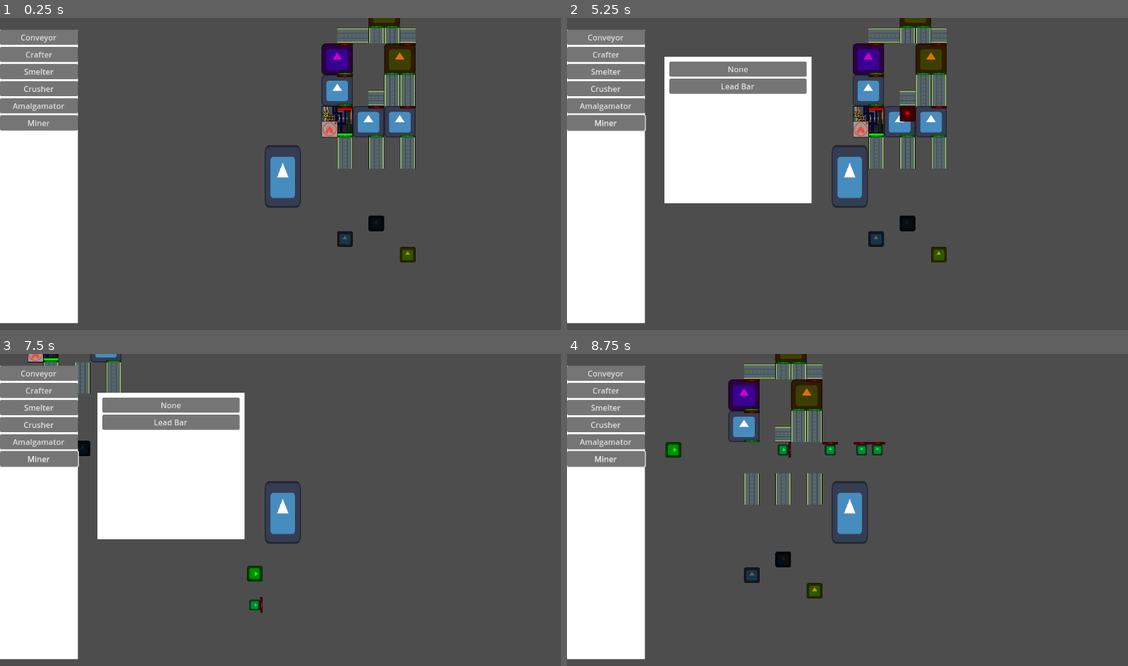
Above: before the commit, frames 1-4 (two rows, left to right).
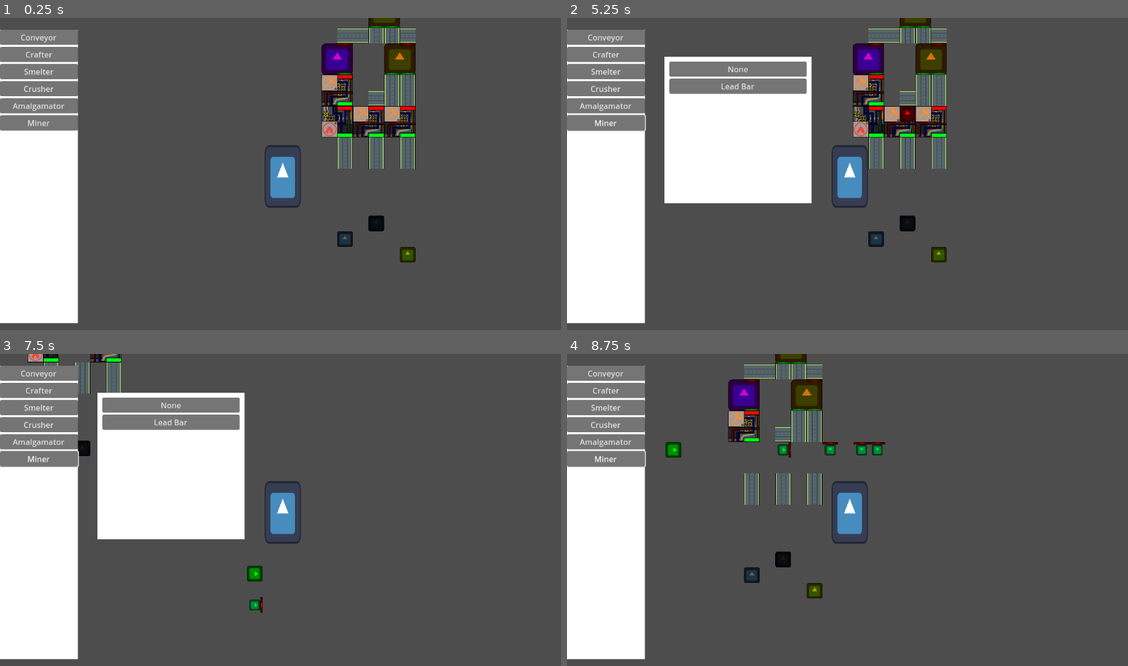
Above: after the commit, the same moments.

Repository: BenjaminWootten/UD-GDDC-space-exploration-jam
Game: Godot game, scene res://world.tscn
Two runs of this game, one before a commit and one after it. Both use one fixed random seed, a clock stepped at 60 frames per second and the inputs below. The engine's default icon, where the game draws it, is replaced by a stand-in: a white triangle on a blue panel in a dark square.
Inputs (mouse positions are in pixels of both pictures, inside the frame that each line leads up to):
- Up to frame 1 (0.25 s): no input
- Up to frame 2 (5.25 s): click "Conveyor" at 0.5 s; click "Smelter" at 1.25 s; click "Crusher" at 2 s; click "Crafter" at 2.75 s; click "Amalgamator" at 3.5 s; click "Miner" at 4.25 s; tap Enter at 5 s; move the mouse to (903, 120) at 5.02 s; press the mouse at (903, 120) at 5.03 s; hold D (right) from 5.03 s (still down)
- Up to frame 3 (7.5 s): move the mouse to (230, 456) at 5.77 s; release D (right) at 5.78 s; release the mouse at (230, 456) at 5.78 s; hold S (down) 5.78-6.53 s; right-click (230, 456) at 5.85 s; click (230, 456) at 5.92 s; move the mouse to (336, 441) at 6.52 s; hold D (right) 6.53-7.28 s; hold R (rotate) 6.53-7.28 s; move the mouse to (252, 575) at 7.27 s; hold W (up) from 7.28 s (still down); click (252, 575) at 7.35 s
- Up to frame 4 (8.75 s): move the mouse to (673, 447) at 8.02 s; release W (up) at 8.03 s; hold A (left) from 8.03 s (still down); hold Right mouse button (right_click) from 8.03 s (still down); click (673, 447) at 8.17 s

The runs differ from the first frame. In frame 1, 1.6% of the frame differs, in the area x 57-75%, y 18-39%; in frame 2, 1.5%; in frame 3, 0.2%; in frame 4, 0.5%.

Commit message:
added crusher texture and synced conveyor animations

Diff:
--- a/UI/build_menu.tscn
+++ b/UI/build_menu.tscn
@@ -1,8 +1,11 @@
-[gd_scene load_steps=5 format=3 uid="uid://d0xyhvyrdq3gl"]
+[gd_scene load_steps=8 format=3 uid="uid://d0xyhvyrdq3gl"]
 
 [ext_resource type="Script" path="res://UI/placement_preview.gd" id="1_gkbb0"]
 [ext_resource type="Texture2D" uid="uid://cdxrqhqnd634s" path="res://icon.svg" id="2_3mu45"]
+[ext_resource type="Texture2D" uid="uid://d4apqn6dbk3v6" path="res://buildings/building resources/smelter.png" id="2_dgy2a"]
+[ext_resource type="Texture2D" uid="uid://k303ijdo1pai" path="res://buildings/building resources/crusher.png" id="2_jnxjo"]
 [ext_resource type="Shape2D" uid="uid://cog31ntdmglii" path="res://buildings/building resources/2x2_hitbox.tres" id="3_8c454"]
+[ext_resource type="Texture2D" uid="uid://e5e3silagr3j" path="res://buildings/conveyors/conveyor_single.png" id="3_wiqyp"]
 [ext_resource type="Shape2D" uid="uid://c0n0i1f5hw0ot" path="res://buildings/building resources/1x1_hitbox.tres" id="4_bsy6g"]
 
 [node name="build_menu" type="Node2D"]
@@ -11,9 +14,9 @@
 collision_layer = 8
 collision_mask = 9
 script = ExtResource("1_gkbb0")
-crusher_texture = ExtResource("2_3mu45")
-conveyor_texture = ExtResource("2_3mu45")
-smelter_texture = ExtResource("2_3mu45")
+crusher_texture = ExtResource("2_jnxjo")
+conveyor_texture = ExtResource("3_wiqyp")
+smelter_texture = ExtResource("2_dgy2a")
 crafter_texture = ExtResource("2_3mu45")
 amalgamator_texture = ExtResource("2_3mu45")
 miner_texture = ExtResource("2_3mu45")
@@ -21,6 +24,7 @@
 hitbox_1x1 = ExtResource("4_bsy6g")
 
 [node name="Sprite2D" type="Sprite2D" parent="placement_preview"]
+texture_filter = 1
 
 [node name="CollisionShape2D" type="CollisionShape2D" parent="placement_preview"]
 
--- a/UI/placement_preview.gd
+++ b/UI/placement_preview.gd
@@ -100,21 +100,12 @@
 
 func _on_conveyor_pressed():
 	placement_start(conveyor_texture, hitbox_1x1, 0, conveyor_path)
-	# Temporary to account for placeholder texture size/color
-	sprite.scale = Vector2(0.25,0.25)
-	sprite.modulate = Color(0,0.5,0)
 
 func _on_crusher_pressed():
 	placement_start(crusher_texture,  hitbox_2x2, 16, crusher_path)
-	# Temporary to account for placeholder texture size/color
-	sprite.scale = Vector2(0.5,0.5)
-	sprite.modulate = Color(0,1,0)
 
 func _on_smelter_pressed():
 	placement_start(smelter_texture,  hitbox_2x2, 16, smelter_path)
-	# Temporary to account for placeholder texture size/color
-	sprite.scale = Vector2(0.5,0.5)
-	sprite.modulate = Color(0,1,0)
 
 func _on_button_pressed():
 	placement_start(crafter_texture,  hitbox_2x2, 16, crafter_path)
--- a/buildings/conveyors/conveyor.gd
+++ b/buildings/conveyors/conveyor.gd
@@ -1,11 +1,19 @@
 extends Area2D
 
 @export var MOVE_SPEED = Vector2(200, 200)
+@export var animated_sprite: AnimatedSprite2D
 
 var direction = Vector2.ZERO
 var bodies = []
 
 func _ready():
+	# get all conveyors
+	var group_list = get_tree().get_nodes_in_group("conveyors")
+	# if there are other conveyors, sync animation frame and progress
+	if group_list:
+		var other_animation = group_list[0].animated_sprite
+		animated_sprite.set_frame_and_progress(other_animation.get_frame(), other_animation.get_frame_progress())
+
 	var _rotation = round(global_rotation_degrees)
 	if _rotation == 0:
 		direction = Vector2(0, -1)
--- a/buildings/conveyors/conveyor.tscn
+++ b/buildings/conveyors/conveyor.tscn
@@ -5,21 +5,21 @@
 [ext_resource type="Shape2D" uid="uid://c0n0i1f5hw0ot" path="res://buildings/building resources/1x1_hitbox.tres" id="3_fbkg5"]
 
 [sub_resource type="RectangleShape2D" id="RectangleShape2D_2c3pg"]
-size = Vector2(4, 44)
+size = Vector2(4, 41)
 
-[sub_resource type="AtlasTexture" id="AtlasTexture_01e7l"]
+[sub_resource type="AtlasTexture" id="AtlasTexture_6v5n2"]
 atlas = ExtResource("2_okl6w")
 region = Rect2(0, 0, 32, 32)
 
-[sub_resource type="AtlasTexture" id="AtlasTexture_dnd85"]
+[sub_resource type="AtlasTexture" id="AtlasTexture_4uy0k"]
 atlas = ExtResource("2_okl6w")
 region = Rect2(32, 0, 32, 32)
 
-[sub_resource type="AtlasTexture" id="AtlasTexture_cjfb1"]
+[sub_resource type="AtlasTexture" id="AtlasTexture_x2bem"]
 atlas = ExtResource("2_okl6w")
 region = Rect2(64, 0, 32, 32)
 
-[sub_resource type="AtlasTexture" id="AtlasTexture_1ttso"]
+[sub_resource type="AtlasTexture" id="AtlasTexture_wdh8t"]
 atlas = ExtResource("2_okl6w")
 region = Rect2(96, 0, 32, 32)
 
@@ -27,30 +27,31 @@
 animations = [{
 "frames": [{
 "duration": 1.0,
-"texture": SubResource("AtlasTexture_01e7l")
+"texture": SubResource("AtlasTexture_6v5n2")
 }, {
 "duration": 1.0,
-"texture": SubResource("AtlasTexture_dnd85")
+"texture": SubResource("AtlasTexture_4uy0k")
 }, {
 "duration": 1.0,
-"texture": SubResource("AtlasTexture_cjfb1")
+"texture": SubResource("AtlasTexture_x2bem")
 }, {
 "duration": 1.0,
-"texture": SubResource("AtlasTexture_1ttso")
+"texture": SubResource("AtlasTexture_wdh8t")
 }],
 "loop": true,
 "name": &"default",
 "speed": 5.0
 }]
 
-[node name="Conveyor" type="Area2D" groups=["conveyors"]]
+[node name="Conveyor" type="Area2D" node_paths=PackedStringArray("animated_sprite") groups=["conveyors"]]
 collision_layer = 2
 collision_mask = 6
 script = ExtResource("1_fl3m8")
 MOVE_SPEED = Vector2(100, 100)
+animated_sprite = NodePath("AnimatedSprite2D")
 
 [node name="CollisionShape2D" type="CollisionShape2D" parent="."]
-position = Vector2(0, -3)
+position = Vector2(0, -4.5)
 shape = SubResource("RectangleShape2D_2c3pg")
 
 [node name="AnimatedSprite2D" type="AnimatedSprite2D" parent="."]
--- a/buildings/crafters/crusher.tscn
+++ b/buildings/crafters/crusher.tscn
@@ -1,8 +1,8 @@
 [gd_scene load_steps=8 format=3 uid="uid://cmvnmajg4h84j"]
 
 [ext_resource type="Script" path="res://buildings/crafters/crusher.gd" id="1_6k6qk"]
-[ext_resource type="Texture2D" uid="uid://cdxrqhqnd634s" path="res://icon.svg" id="1_rmbki"]
 [ext_resource type="PackedScene" uid="uid://g6on45cl571h" path="res://buildings/building resources/input.tscn" id="2_hju6h"]
+[ext_resource type="Texture2D" uid="uid://k303ijdo1pai" path="res://buildings/building resources/crusher.png" id="2_x8w6k"]
 [ext_resource type="Shape2D" uid="uid://cog31ntdmglii" path="res://buildings/building resources/2x2_hitbox.tres" id="3_6a2sq"]
 [ext_resource type="PackedScene" uid="uid://b02mpu4t3xc8w" path="res://buildings/building resources/output.tscn" id="3_nougl"]
 [ext_resource type="PackedScene" uid="uid://danurr23cm2s4" path="res://UI/building_ui.tscn" id="5_cgiwc"]
@@ -14,16 +14,18 @@
 script = ExtResource("1_6k6qk")
 
 [node name="Sprite2D" type="Sprite2D" parent="."]
-scale = Vector2(0.5, 0.5)
-texture = ExtResource("1_rmbki")
+texture_filter = 1
+texture = ExtResource("2_x8w6k")
 
 [node name="CollisionShape2D" type="CollisionShape2D" parent="."]
 shape = ExtResource("3_6a2sq")
 
 [node name="Input" parent="." instance=ExtResource("2_hju6h")]
+visible = false
 position = Vector2(16, 16)
 
 [node name="Output" parent="." instance=ExtResource("3_nougl")]
+visible = false
 position = Vector2(16, -24)
 
 [node name="Timer" type="Timer" parent="."]
--- a/buildings/crafters/smelter.tscn
+++ b/buildings/crafters/smelter.tscn
@@ -1,8 +1,7 @@
-[gd_scene load_steps=9 format=3 uid="uid://cxvelhgs8tpat"]
+[gd_scene load_steps=8 format=3 uid="uid://cxvelhgs8tpat"]
 
 [ext_resource type="Script" path="res://buildings/crafters/smelter.gd" id="1_quqtq"]
-[ext_resource type="PackedScene" uid="uid://f8wyhdc87t2w" path="res://buildings/conveyors/conveyor.tscn" id="2_nauqu"]
-[ext_resource type="Texture2D" uid="uid://d4apqn6dbk3v6" path="res://buildings/building resources/smelter.png" id="3_slc44"]
+[ext_resource type="Texture2D" uid="uid://d4apqn6dbk3v6" path="res://buildings/building resources/smelter.png" id="2_05tt4"]
 [ext_resource type="Shape2D" uid="uid://cog31ntdmglii" path="res://buildings/building resources/2x2_hitbox.tres" id="4_5q08r"]
 [ext_resource type="PackedScene" uid="uid://g6on45cl571h" path="res://buildings/building resources/input.tscn" id="5_udmwe"]
 [ext_resource type="PackedScene" uid="uid://b02mpu4t3xc8w" path="res://buildings/building resources/output.tscn" id="6_pckf4"]
@@ -14,22 +13,19 @@
 input_pickable = true
 script = ExtResource("1_quqtq")
 
-[node name="Conveyor" parent="." instance=ExtResource("2_nauqu")]
-position = Vector2(16, -16)
-
-[node name="placement_collider" parent="Conveyor" index="2"]
-collision_layer = 0
-
 [node name="Sprite2D" type="Sprite2D" parent="."]
-texture = ExtResource("3_slc44")
+texture_filter = 1
+texture = ExtResource("2_05tt4")
 
 [node name="CollisionShape2D" type="CollisionShape2D" parent="."]
 shape = ExtResource("4_5q08r")
 
 [node name="Input" parent="." instance=ExtResource("5_udmwe")]
+visible = false
 position = Vector2(16, 16)
 
 [node name="Output" parent="." instance=ExtResource("6_pckf4")]
+visible = false
 position = Vector2(16, -24)
 
 [node name="Timer" type="Timer" parent="."]
@@ -45,5 +41,3 @@
 
 [connection signal="input_event" from="." to="." method="_on_input_event"]
 [connection signal="timeout" from="Timer" to="." method="_on_timer_timeout"]
-
-[editable path="Conveyor"]
Binary file added: buildings/building resources/crusher.png
Not shown, added: buildings/building resources/crusher.png.import
Binary file added: buildings/conveyors/conveyor_single.png
Not shown, added: buildings/conveyors/conveyor_single.png.import
Not shown: 1 places in world.tscn that only renumber resources
